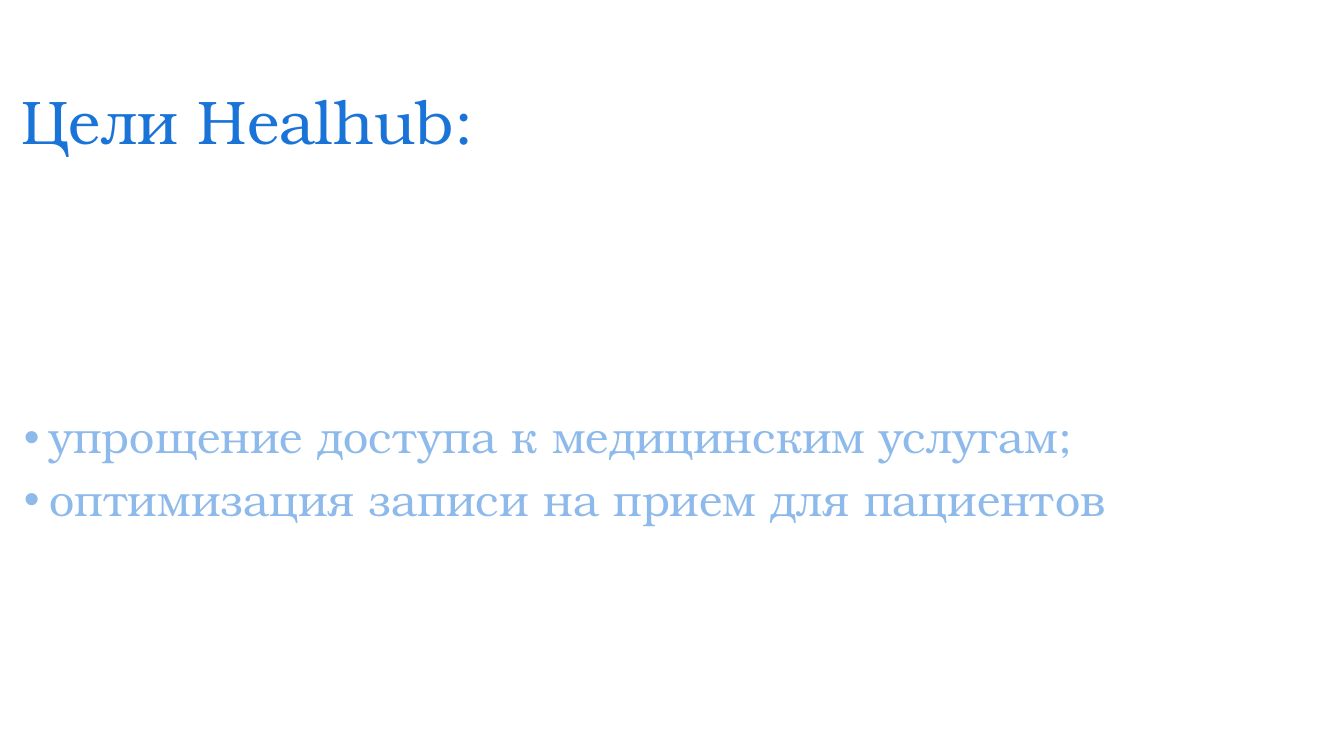
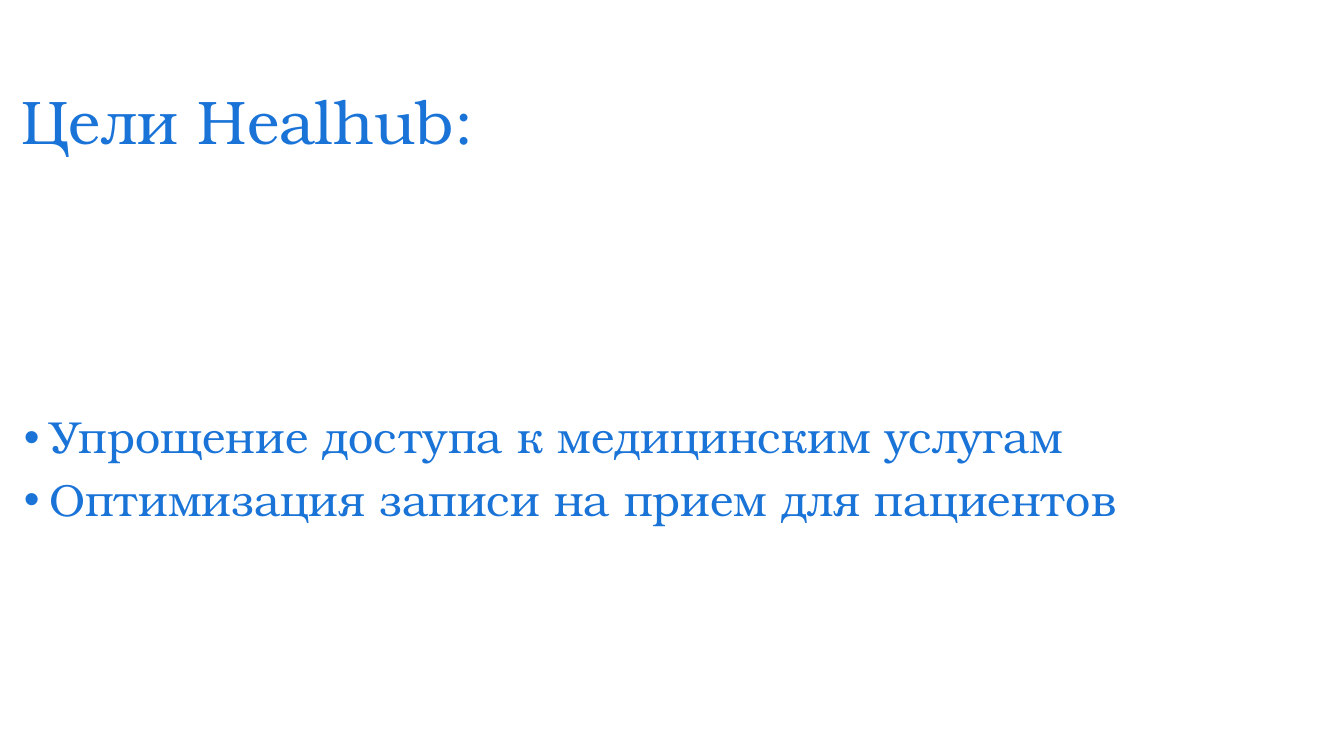
Before and after one commit to Fextice/HealHub, a slide deck: slide 4 of presentation/prez_healhub.pptx. Drawn at 1344x756 pixels with LibreOffice and Linux fonts; fonts in the diff are those of the drawing; background and template pictures are left out. Boxes give left, top, right and bottom in pixels: in the first picture for what was removed or moved away, otherwise in the second. Text is boxed around its words. In the diff, an @@ line names an element or a change of style, - is before the commit and + after.

Commit message:
updated pptx+pdf

```diff
--- a/presentation/prez_healhub.pptx
+++ b/presentation/prez_healhub.pptx
@@ text at (49, 422, 1117, 527): text changed @@
-• упрощение доступа к медицинским услугам;
-• оптимизация записи на прием для пациентов
+• Упрощение доступа к медицинским услугам
+• Оптимизация записи на прием для пациентов
```
Also in this commit, not shown: 8 other slides changed, 2 slides added, 1 other file.
